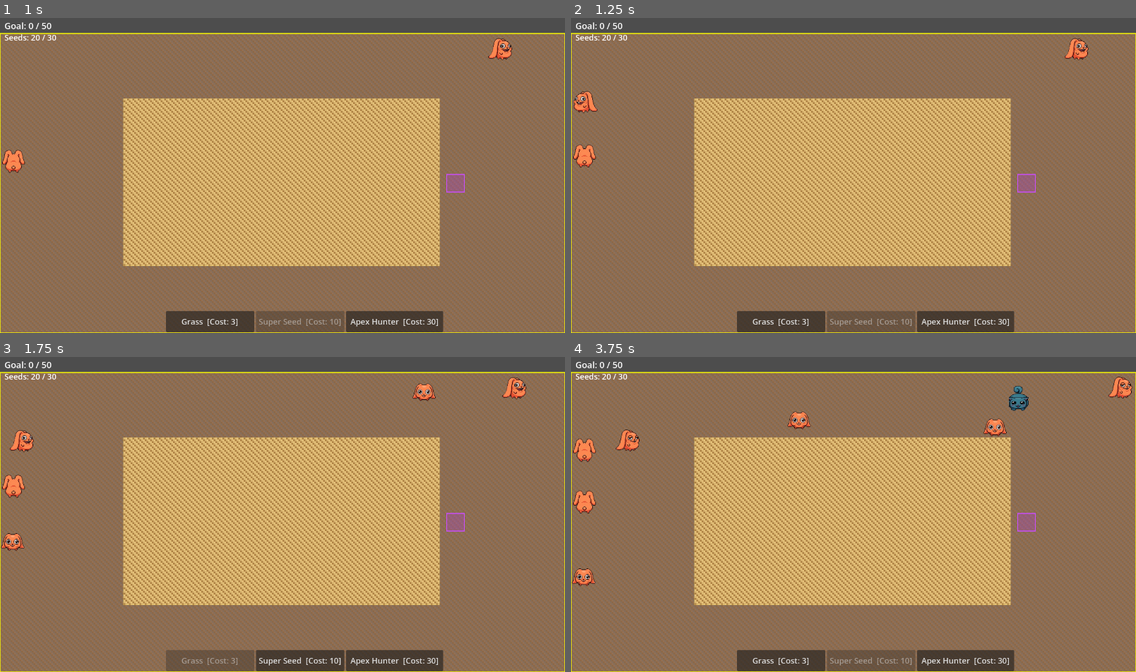
Above: before the commit, frames 1-4 (two rows, left to right).
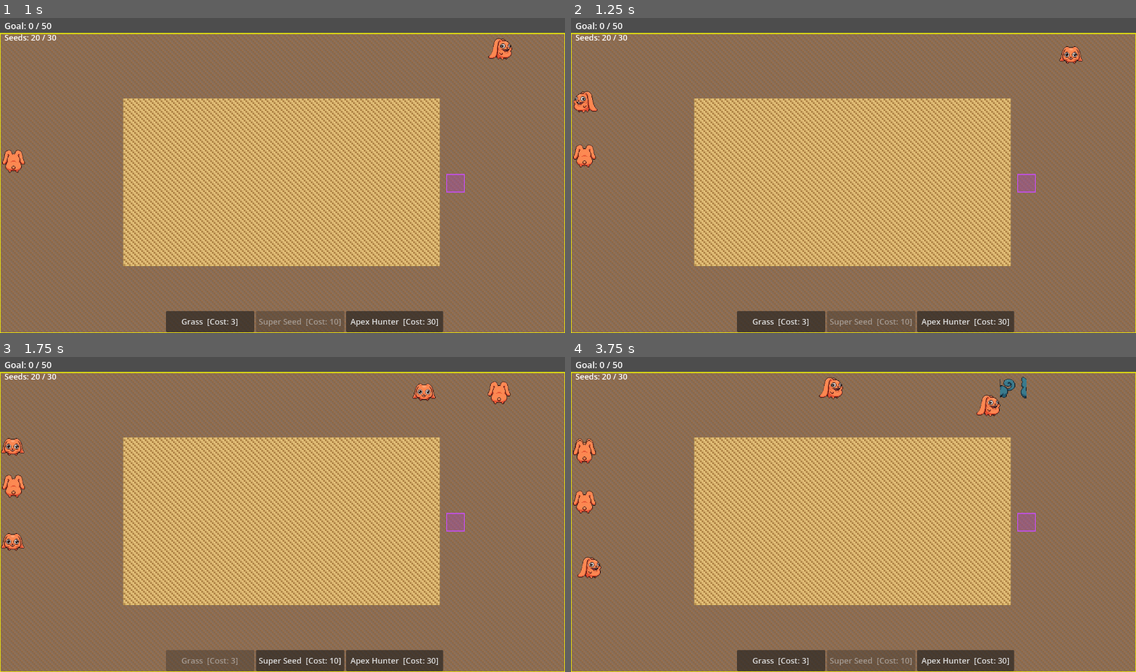
Above: after the commit, the same moments.

Repository: mamo1016/ecosystem-game
Game: Godot game, scene res://world.tscn
Same seed, same stepped clock (60 frames per second), same inputs: the game is played once before the commit and once after it.
Inputs:
- Up to frame 1 (1 s): click "Super Seed [Cost: 10]" at 0.5 s
- Up to frame 2 (1.25 s): no input
- Up to frame 3 (1.75 s): click "Grass [Cost: 3]" at 1.25 s
- Up to frame 4 (3.75 s): click "Apex Hunter [Cost: 30]" at 2 s; click "Grass [Cost: 3]" at 2.75 s; click "Super Seed [Cost: 10]" at 3.5 s

Frame 1 is identical in both runs. In frame 2, 0.3% of the frame differs, in the area x 86-92%, y 6-15%; in frame 3, 0.7%; in frame 4, 1.9%, in the area x 0-100%, y 6-73%.

Commit message:
Set random direction change chance to 5%

Diff:
--- a/world.gd
+++ b/world.gd
@@ -581,6 +581,9 @@
 					if _try_move(p, p.facing): moved = true
 
 			if not moved:
+				# 5% chance to turn randomly
+				if randf() < 0.05:
+					p.facing = DIRS.pick_random()
 				# Try to keep current direction first
 				if _try_move(p, p.facing):
 					moved = true
@@ -635,7 +638,7 @@
 						best_dist = dist
 						best_p = p
 
-			if best_p == null and randf() < 0.00000001:
+			if best_p == null and randf() < 0.05:
 				a.facing = DIRS.pick_random()
 
 			var moved = false
